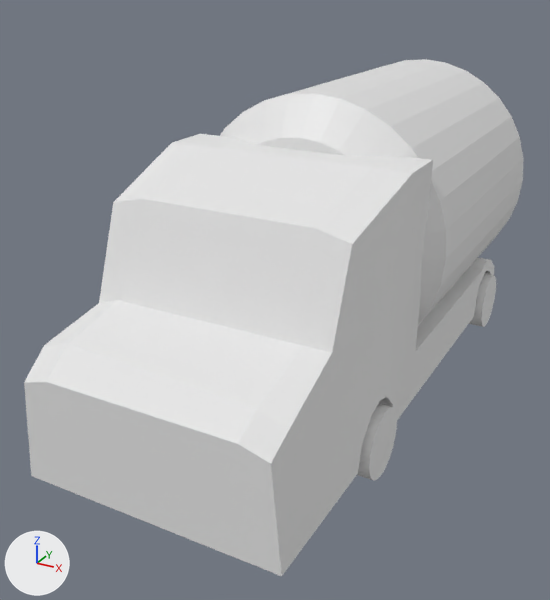
What one commit did to the FBX model unity/Assets/3D Objects/truck.fbx.
Camera for both pictures: a 50 mm camera at (2.63, -4.05, 2.29) aimed at (-0.22, 1.14, -0.31). The lights are fixed; the arrows at lower left show +X, +Y and +Z. Where no turn or scale is listed for an object, it has been applied to the vertices.

Names of what the first picture shows: 'Cylinder', 'Truck.Body', 'Wheel.Back.Left', 'Wheel.Front.Left'.
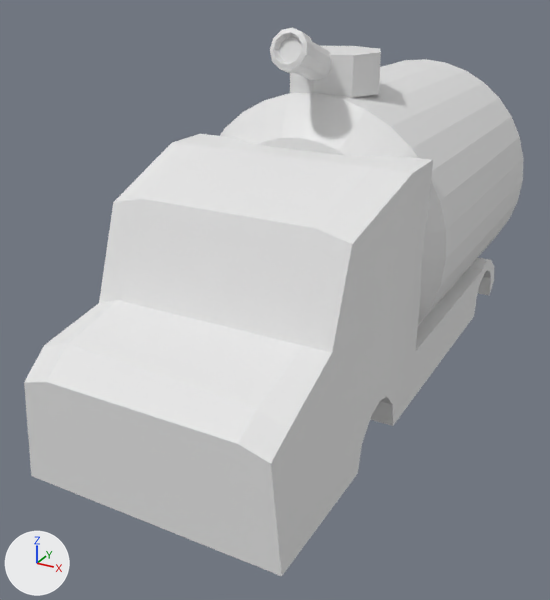
Commit message: truck turret

Changed parts and their boxes [x1, y1, x2, y2] in the pictures (550 x 600 px):
'turret', added
    after: [270, 27, 381, 98]
'Wheel.Front.Left', deleted
    before: [357, 404, 397, 481]
'Wheel.Back.Left', deleted
    before: [469, 274, 496, 327]

The change, as a list of edits to the scene's bpy script:
```text
Add me_cylinder_009:
    me_cylinder_009.from_pydata(...)  # 82 vertices, 67 faces; spans x -0.38..0.38, y -0.854..0.38, z 0.143..0.672
Remove ob_wheel_front_left:
    ob_wheel_front_left = bpy.data.objects.new('Wheel.Front.Left', me_cylinder)
    ob_wheel_front_left.location = (0.781, 0.476, -0.938)
Remove ob_wheel_back_left:
    ob_wheel_back_left = bpy.data.objects.new('Wheel.Back.Left', me_cylinder_003)
    ob_wheel_back_left.location = (0.791, 3.455, -0.938)
Add ob_turret:
    ob_turret = bpy.data.objects.new('turret', me_cylinder_009)
    ob_turret.location = (0.007, 1.724, 1.219)
```
